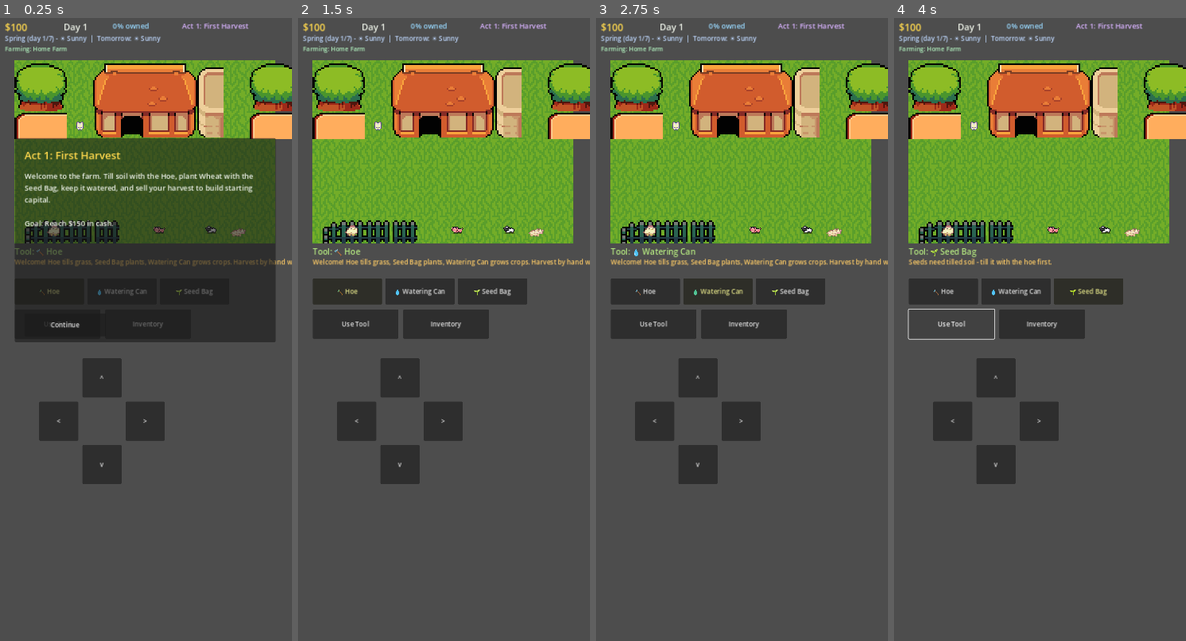
Above: before the commit, frames 1-4 (left to right).
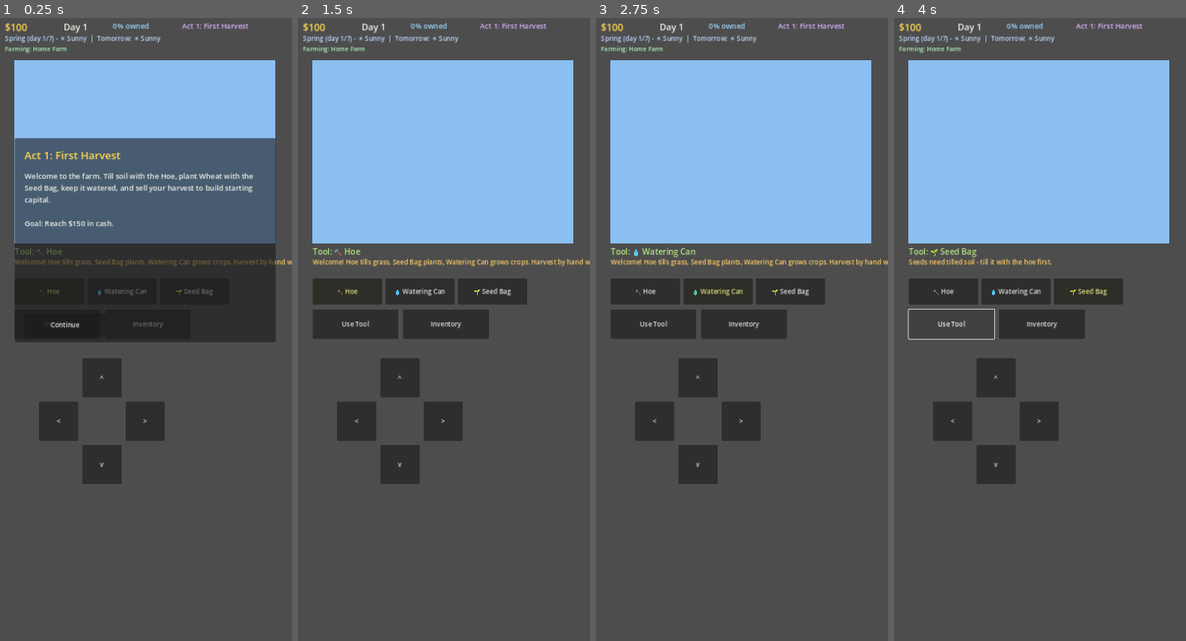
Above: after the commit, the same moments.

Repository: JLA92-bit/JLAProjects
Game: Godot game, scene res://scenes/Main.tscn
The game is run twice, just before and just after one commit, with the same random seed, the same clock (stepped at 60 frames per second) and the same inputs.
Inputs:
- Up to frame 1 (0.25 s): no input
- Up to frame 2 (1.5 s): click "Continue" at 0.5 s; click "🔨 Hoe" at 1.25 s
- Up to frame 3 (2.75 s): click "💧 Watering Can" at 2 s
- Up to frame 4 (4 s): click "🌱 Seed Bag" at 2.75 s; click "Use Tool" at 3.5 s

The runs differ from the first frame. In frame 1, 27% of the frame differs, in the area x 4-100%, y 6-37%; in frame 2, 27%; in frame 3, 27%; in frame 4, 27%.

Commit message:
Convert the farm view to a real 3D scene (CC0 Kenney Nature Kit assets)
Replaces the flat pixel-art farm grid with an actual 3D scene: real
ground/crop/fence/tree models from Kenney's Nature Kit 2.1 (CC0),
rendered with lighting and an orthographic isometric camera, and a
human player character (Kenney "Blocky Characters", CC0) replacing
the ambiguous sprite that read as a cat/blob at small size.

Architecture: the 3D world lives inside a SubViewport embedded at the
exact screen position/size the old 2D sprite grid used to occupy, so
every other UI layout constant (FARM_ORIGIN, TILE, all the HUD/panel
positions) stays meaningful and untouched - only the visual contents
of that one region changed from Sprite2D nodes to a live 3D scene.
Player movement math (still tile-grid based) is unchanged; only the
final position/rotation applied to the 3D model differs.

Crops now use real per-crop growth-stage models instead of a shared
generic overlay sprite: wheat (2 stages) and corn (4 stages) have
dedicated Nature Kit models matching their growth. Tomato has no
dedicated staged model in the kit, so it uses a generic leafy plant
while growing and a melon model as a ready-to-harvest stand-in -
flagged in assets_3d/CREDITS.md as a good target to replace once a
better-fitting model is found.

Scope of this pass (deliberately, not an oversight): farm animals and
the farmhouse building are dropped rather than kept as flat 2D sprites
floating inconsistently in a 3D scene - no 3D models for those were
available in this particular CC0 mirror. Follow-up work to source and
add them is noted in CREDITS.md.

All game logic - crops, soil, weather, acts, economy, save/load, every
UI panel - is completely unaffected, since none of it depended on how
the world was rendered. The now-unused 2D pixel art (sprout/ninja/
cutefantasy sprites) is removed since nothing references it anymore.

This has NOT been visually verified from this sandbox (no GPU/display
here) - camera framing, lighting, and model scale are based on reading
each glTF's own accessor bounding boxes (confirmed Nature Kit's ground/
fence pieces are modeled at exactly 1 unit = 1 tile, needing no
rescaling) rather than eyeballing a render. This will very likely need
at least one visual pass in the Godot editor to tune camera angle/
distance and lighting.

Diff:
--- a/godot/scripts/Main.gd
+++ b/godot/scripts/Main.gd
@@ -7,6 +7,18 @@
 const DAY_LENGTH := 25.0
 const PLAYER_SPEED := 220.0
 const FARM_ORIGIN := Vector2(40, 110)
+
+# ---------- 3D farm view ----------
+# The farm is rendered as a real 3D scene (Kenney "Nature Kit" models, CC0)
+# inside a SubViewport embedded at the same screen position/size the old 2D
+# sprite grid used to occupy - every other UI position/size constant above
+# stays meaningful unchanged. Nature Kit's ground/fence pieces are modeled
+# at exactly 1 unit = 1 tile, centered on origin with their base at y=0, so
+# WORLD_TILE=1.0 needs no rescaling (confirmed by reading each glTF's own
+# accessor bounding box, not by eyeballing it in an editor).
+const WORLD_TILE := 1.0
+const PLAYER_SCALE := 0.1 # basicCharacter.gltf is modeled ~17 units tall
+const PLAYER_Y_OFFSET := 0.1 # compensates its feet sitting slightly below y=0
 
 # ---------- In-app update check (Android only) ----------
 # Compares the commit this build was stamped with (godot/build_version.json,
@@ -100,14 +112,6 @@
 	{"name": "Ironcrest Highlands", "regions": ["Ironcrest Farms", "North Ridge", "Stonefall", "Greywatch", "Craggen Hold"]},
 	{"name": "Blueriver Delta", "regions": ["Riverside Union", "Mossy Bend", "Willowmere", "Deepwater Flats", "Marsh Landing"]},
 ]
-
-const TERRAIN_TEX_PATH := {
-	"grass": "res://assets/ninja/grass.png",
-	"farmland": "res://assets/ninja/soil.png",
-	"beach": "res://assets/ninja/sand.png",
-	"cliff": "res://assets/cutefantasy/tiles/Cliff_Tile.png",
-	"water": "res://assets/ninja/water.png",
-}
 
 const SAVE_PATH := "user://farmworld_save_v2.json"
 
@@ -179,10 +183,12 @@
 var player_facing := "down"
 
 # ---------- Node refs ----------
-var textures := {}
-var tile_base_sprites := []
-var tile_overlay_sprites := []
-var player_sprite: Sprite2D
+var world_scenes := {} # key -> PackedScene (3D models)
+var farm_viewport: SubViewport
+var world_root: Node3D
+var tile_nodes := [] # 2D array of {"node":Node3D, "ground":Node3D, "ground_key":String, "crop":Node3D}
+var player_node: Node3D
+var player_skin_material: StandardMaterial3D
 
 var hud_cash: Label
 var hud_day: Label
@@ -222,32 +228,42 @@
 # ---------- Lifecycle ----------
 func _ready():
 	randomize()
-	_load_textures()
+	_load_world_assets()
 	_init_fresh_state()
 	_load_game()
+	_build_ui()
 	_build_farm_grid()
 	_redraw_all_tiles()
 	_build_scenery()
 	_build_player()
-	_build_ui()
 	_refresh_all()
 	if current_act == 0:
 		_show_act_banner(0)
 	_load_build_commit()
 	_check_for_update()
 
-func _load_textures():
-	textures["plants"] = load("res://assets/sprout/objects/Basic_Plants.png")
-	textures["player"] = load("res://assets/sprout/characters/Basic_Character_Spritesheet.png")
-	textures["tree"] = load("res://assets/ninja/tree.png")
-	textures["house"] = load("res://assets/ninja/house.png")
-	textures["fence"] = load("res://assets/ninja/fence_strip.png")
-	textures["cow"] = load("res://assets/sprout/characters/Free_Cow_Sprites.png")
-	textures["chicken"] = load("res://assets/sprout/characters/Free_Chicken_Sprites.png")
-	textures["pig"] = load("res://assets/cutefantasy/animals/Pig.png")
-	textures["sheep"] = load("res://assets/cutefantasy/animals/Sheep.png")
-	for key in TERRAIN_TEX_PATH:
-		textures[key] = load(TERRAIN_TEX_PATH[key])
+func _load_world_assets():
+	const NK := "res://assets_3d/nature_kit/"
+	world_scenes["ground_grass"] = load(NK + "ground_grass.glb")
+	world_scenes["ground_soil"] = load(NK + "crops_dirtSingle.glb")
+	world_scenes["wheat_a"] = load(NK + "crops_wheatStageA.glb")
+	world_scenes["wheat_b"] = load(NK + "crops_wheatStageB.glb")
+	world_scenes["corn_a"] = load(NK + "crops_cornStageA.glb")
+	world_scenes["corn_b"] = load(NK + "crops_cornStageB.glb")
+	world_scenes["corn_c"] = load(NK + "crops_cornStageC.glb")
+	world_scenes["corn_d"] = load(NK + "crops_cornStageD.glb")
+	# Nature Kit has no tomato-specific staged model; a generic leafy plant
+	# stands in for the growing phase and a round fruit model for "ready".
+	world_scenes["tomato_a"] = load(NK + "crops_leafsStageA.glb")
+	world_scenes["tomato_b"] = load(NK + "crops_leafsStageB.glb")
+	world_scenes["tomato_ready"] = load(NK + "crop_melon.glb")
+	world_scenes["fence"] = load(NK + "fence_simple.glb")
+	world_scenes["fence_corner"] = load(NK + "fence_corner.glb")
+	world_scenes["tree"] = load(NK + "tree_default.glb")
+	world_scenes["pine"] = load(NK + "tree_pineRoundA.glb")
+	world_scenes["player"] = load("res://assets_3d/character/basicCharacter.gltf")
+	player_skin_material = StandardMaterial3D.new()
+	player_skin_material.albedo_texture = load("res://assets_3d/character/skin_man.png")
 
 func _init_fresh_state():
 	plots = {"home": _make_empty_grid()}
@@ -304,78 +320,98 @@
 	_log("Now farming: %s (%s)." % [_plot_display_name(plot_id), TERRAIN_FLAVOR.get(terrain, "")])
 	_refresh_all()
 
-# ---------- Farm grid rendering ----------
-func _make_pixel_sprite(tex: Texture2D) -> Sprite2D:
-	var s := Sprite2D.new()
-	s.texture = tex
-	s.centered = false
-	s.texture_filter = CanvasItem.TEXTURE_FILTER_NEAREST
-	return s
+# ---------- Farm grid rendering (3D) ----------
+func _build_farm_view(layer: CanvasLayer) -> void:
+	var container := SubViewportContainer.new()
+	container.position = FARM_ORIGIN
+	container.size = Vector2(COLS * TILE, ROWS * TILE)
+	container.stretch = true
+	layer.add_child(container)
+
+	farm_viewport = SubViewport.new()
+	farm_viewport.size = Vector2i(COLS * TILE, ROWS * TILE)
+	farm_viewport.transparent_bg = false
+	container.add_child(farm_viewport)
+
+	world_root = Node3D.new()
+	farm_viewport.add_child(world_root)
+
+	var env_node := WorldEnvironment.new()
+	var environment := Environment.new()
+	environment.background_mode = Environment.BG_COLOR
+	environment.background_color = Color(0.55, 0.75, 0.95)
+	environment.ambient_light_source = Environment.AMBIENT_SOURCE_COLOR
+	environment.ambient_light_color = Color(0.78, 0.8, 0.85)
+	environment.ambient_light_energy = 0.7
+	env_node.environment = environment
+	world_root.add_child(env_node)
+
+	var light := DirectionalLight3D.new()
+	light.rotation_degrees = Vector3(-55, -35, 0)
+	light.light_energy = 1.1
+	world_root.add_child(light)
+
+	var cam := Camera3D.new()
+	cam.projection = Camera3D.PROJECTION_ORTHOGONAL
+	cam.size = ROWS * WORLD_TILE + 2.0
+	var center := Vector3((COLS - 1) * WORLD_TILE * 0.5, 0, (ROWS - 1) * WORLD_TILE * 0.5)
+	cam.position = center + Vector3(9, 11, 9)
+	cam.look_at(center, Vector3.UP)
+	world_root.add_child(cam)
+	cam.current = true
 
 func _build_farm_grid():
+	tile_nodes.clear()
 	for r in range(ROWS):
-		var base_row := []
-		var overlay_row := []
+		var row := []
 		for c in range(COLS):
-			var base := _make_pixel_sprite(textures["grass"])
-			base.position = FARM_ORIGIN + Vector2(c * TILE, r * TILE)
-			base.scale = Vector2(float(TILE) / base.texture.get_width(), float(TILE) / base.texture.get_height())
-			add_child(base)
-			base_row.append(base)
-
-			var overlay := _make_pixel_sprite(textures["plants"])
-			overlay.region_enabled = true
-			overlay.region_rect = Rect2(0, 0, 24, 24)
-			overlay.position = FARM_ORIGIN + Vector2(c * TILE, r * TILE) + Vector2(TILE, TILE) * 0.15
-			overlay.scale = Vector2(TILE * 0.7 / 24.0, TILE * 0.7 / 24.0)
-			overlay.visible = false
-			add_child(overlay)
-			overlay_row.append(overlay)
-		tile_base_sprites.append(base_row)
-		tile_overlay_sprites.append(overlay_row)
+			var slot_node := Node3D.new()
+			slot_node.position = Vector3(c * WORLD_TILE, 0, r * WORLD_TILE)
+			world_root.add_child(slot_node)
+			row.append({"node": slot_node, "ground": null, "ground_key": "", "crop": null})
+		tile_nodes.append(row)
 
 func _build_scenery():
-	# Ninja-tileset decorations are natively drawn on a 16px grid, so they always
-	# scale uniformly by TILE/16 regardless of how many tiles they span.
-	var ninja_scale = float(TILE) / 16.0
-	var ninja_deco = [
-		{"tex": "tree", "tx": 0, "ty": 0},
-		{"tex": "tree", "tx": 9, "ty": 0},
-		{"tex": "house", "tx": 3, "ty": 0},
-		{"tex": "fence", "tx": 0, "ty": 6},
+	var deco = [
+		{"key": "tree", "tx": -1, "tz": -1},
+		{"key": "pine", "tx": COLS, "tz": -1},
+		{"key": "tree", "tx": COLS, "tz": ROWS},
+		{"key": "pine", "tx": -1, "tz": ROWS},
 	]
-	for d in ninja_deco:
-		var s := _make_pixel_sprite(textures[d["tex"]])
-		s.scale = Vector2(ninja_scale, ninja_scale)
-		s.position = FARM_ORIGIN + Vector2(d["tx"] * TILE, d["ty"] * TILE)
-		add_child(s)
-
-	# Pig/Sheep sheets are a 2x2 grid of 32x32 frames (not 16x16 - that was
-	# cutting each sprite into quarters) and the Cow sheet is a 3x2 grid of
-	# 32x32 frames (not the guessed, non-integer 19x16, which sampled the
-	# wrong pixels entirely). Verified by scanning each sheet's alpha
-	# channel for the actual frame gaps rather than assuming a grid size.
-	var animal_deco = [
-		{"tex": "pig", "tx": 5, "ty": 6, "frame_w": 32, "frame_h": 32},
-		{"tex": "sheep", "tx": 7, "ty": 6, "frame_w": 32, "frame_h": 32},
-		{"tex": "chicken", "tx": 1, "ty": 6, "frame_w": 16, "frame_h": 16},
-		{"tex": "cow", "tx": 8, "ty": 6, "frame_w": 32, "frame_h": 32},
-	]
-	for d in animal_deco:
-		var s := _make_pixel_sprite(textures[d["tex"]])
-		s.region_enabled = true
-		s.region_rect = Rect2(0, 0, d["frame_w"], d["frame_h"])
-		s.scale = Vector2(TILE * 0.7 / d["frame_w"], TILE * 0.6 / d["frame_h"])
-		s.position = FARM_ORIGIN + Vector2(d["tx"] * TILE, d["ty"] * TILE) + Vector2(TILE, TILE) * 0.2
-		add_child(s)
+	for d in deco:
+		var s = world_scenes[d["key"]].instantiate()
+		s.position = Vector3(d["tx"] * WORLD_TILE, 0, d["tz"] * WORLD_TILE)
+		world_root.add_child(s)
+
+	for c in range(-1, COLS + 1):
+		var f = world_scenes["fence"].instantiate()
+		f.position = Vector3(c * WORLD_TILE, 0, -1 * WORLD_TILE)
+		world_root.add_child(f)
+		var f2 = world_scenes["fence"].instantiate()
+		f2.position = Vector3(c * WORLD_TILE, 0, ROWS * WORLD_TILE)
+		f2.rotation.y = PI
+		world_root.add_child(f2)
+	for r in range(ROWS):
+		var f3 = world_scenes["fence"].instantiate()
+		f3.position = Vector3(-1 * WORLD_TILE, 0, r * WORLD_TILE)
+		f3.rotation.y = -PI / 2.0
+		world_root.add_child(f3)
+		var f4 = world_scenes["fence"].instantiate()
+		f4.position = Vector3(COLS * WORLD_TILE, 0, r * WORLD_TILE)
+		f4.rotation.y = PI / 2.0
+		world_root.add_child(f4)
 
 func _build_player():
-	player_sprite = _make_pixel_sprite(textures["player"])
-	player_sprite.region_enabled = true
-	player_sprite.region_rect = Rect2(0, 0, 48, 48)
-	player_sprite.scale = Vector2(float(TILE) / 48.0, float(TILE) / 48.0)
-	player_sprite.z_index = 10
-	add_child(player_sprite)
+	player_node = world_scenes["player"].instantiate()
+	player_node.scale = Vector3.ONE * PLAYER_SCALE
+	_apply_player_skin(player_node)
+	world_root.add_child(player_node)
+
+func _apply_player_skin(node: Node) -> void:
+	if node is MeshInstance3D:
+		node.material_override = player_skin_material
+	for child in node.get_children():
+		_apply_player_skin(child)
 
 # ---------- Input ----------
 func _process(delta: float) -> void:
@@ -407,9 +443,11 @@
 		player_pos.y = clamp(player_pos.y, 0, (ROWS - 1) * TILE)
 
 func _update_player_visual() -> void:
-	player_sprite.position = FARM_ORIGIN + player_pos
-	var row: int = {"down": 0, "up": 1, "left": 2, "right": 3}[player_facing]
-	player_sprite.region_rect = Rect2(0, row * 48, 48, 48)
+	var world_x = (player_pos.x / TILE) * WORLD_TILE
+	var world_z = (player_pos.y / TILE) * WORLD_TILE
+	player_node.position = Vector3(world_x, PLAYER_Y_OFFSET, world_z)
+	var facing_yaw: float = {"down": 0.0, "up": PI, "left": PI / 2.0, "right": -PI / 2.0}[player_facing]
+	player_node.rotation.y = facing_yaw
 
 func _unhandled_key_input(event: InputEvent) -> void:
 	if event is InputEventKey and event.pressed and not event.echo:
@@ -563,32 +601,54 @@
 	_refresh_all()
 
 # ---------- Tile visuals ----------
+func _crop_mesh_key(crop: String, stage: int) -> String:
+	match crop:
+		"wheat":
+			return "wheat_a" if stage < 3 else "wheat_b"
+		"corn":
+			if stage <= 0: return "corn_a"
+			elif stage == 1: return "corn_b"
+			elif stage == 2: return "corn_c"
+			else: return "corn_d"
+		"tomato":
+			if stage <= 1: return "tomato_a"
+			elif stage <= 3: return "tomato_b"
+			else: return "tomato_ready"
+	return "wheat_a"
+
+func _tint_node(node: Node, color: Color) -> void:
+	for child in node.get_children():
+		if child is MeshInstance3D:
+			var mat := StandardMaterial3D.new()
+			mat.albedo_color = color
+			child.material_override = mat
+		_tint_node(child, color)
+
 func _update_tile_visual(r: int, c: int) -> void:
 	var tile: Dictionary = tiles[r][c]
-	var base: Sprite2D = tile_base_sprites[r][c]
-	var overlay: Sprite2D = tile_overlay_sprites[r][c]
-	if tile["type"] == "grass":
-		base.texture = textures["grass"]
-		overlay.visible = false
-	else:
-		base.texture = textures["farmland"]
-		if tile["type"] == "planted":
-			overlay.visible = true
-			if tile.get("infected", false):
-				overlay.modulate = Color(1, 0.35, 0.35)
-				overlay.region_rect = Rect2(72, 0, 24, 24)
-			else:
-				overlay.modulate = Color(1, 1, 1)
-				var stage = tile.get("stage", 0)
-				var frame = 0
-				if stage <= 0: frame = 0
-				elif stage <= 2: frame = 1
-				elif stage == 3: frame = 2
-				else: frame = 3
-				overlay.region_rect = Rect2(frame * 24, 0, 24, 24)
-		else:
-			overlay.visible = false
-	base.scale = Vector2(float(TILE) / base.texture.get_width(), float(TILE) / base.texture.get_height())
+	var slot: Dictionary = tile_nodes[r][c]
+	var node: Node3D = slot["node"]
+
+	var ground_key = "ground_soil" if tile["type"] != "grass" else "ground_grass"
+	if slot["ground"] == null or slot.get("ground_key", "") != ground_key:
+		if slot["ground"]:
+			slot["ground"].queue_free()
+		var g = world_scenes[ground_key].instantiate()
+		node.add_child(g)
+		slot["ground"] = g
+		slot["ground_key"] = ground_key
+
+	if slot["crop"]:
+		slot["crop"].queue_free()
+		slot["crop"] = null
+
+	if tile["type"] == "planted":
+		var mesh_key = _crop_mesh_key(tile["crop"], tile.get("stage", 0))
+		var cnode = world_scenes[mesh_key].instantiate()
+		node.add_child(cnode)
+		slot["crop"] = cnode
+		if tile.get("infected", false):
+			_tint_node(cnode, Color(0.75, 0.35, 0.3))
 
 func _redraw_all_tiles() -> void:
 	for r in range(ROWS):
@@ -895,6 +955,8 @@
 func _build_ui() -> void:
 	var layer := CanvasLayer.new()
 	add_child(layer)
+
+	_build_farm_view(layer)
 
 	# Top HUD
 	hud_cash = _add_label(layer, "$100", Vector2(16, 12), Vector2(140, 30), 24, Color(1, 0.85, 0.3))
Binary file removed: godot/assets/cutefantasy/animals/Pig.png
Binary file removed: godot/assets/cutefantasy/animals/Sheep.png
Binary file removed: godot/assets/cutefantasy/decoration/Oak_Tree.png
Binary file removed: godot/assets/cutefantasy/tiles/Beach_Tile.png
Binary file removed: godot/assets/cutefantasy/tiles/Cliff_Tile.png
Binary file removed: godot/assets/cutefantasy/tiles/FarmLand_Tile.png
Binary file removed: godot/assets/cutefantasy/tiles/Grass_Middle.png
Binary file removed: godot/assets/cutefantasy/tiles/Path_Tile.png
Binary file removed: godot/assets/cutefantasy/tiles/Water_Tile.png
Binary file removed: godot/assets/ninja/fence_strip.png
Binary file removed: godot/assets/ninja/grass.png
Binary file removed: godot/assets/ninja/house.png
(and 37 more such lines)
